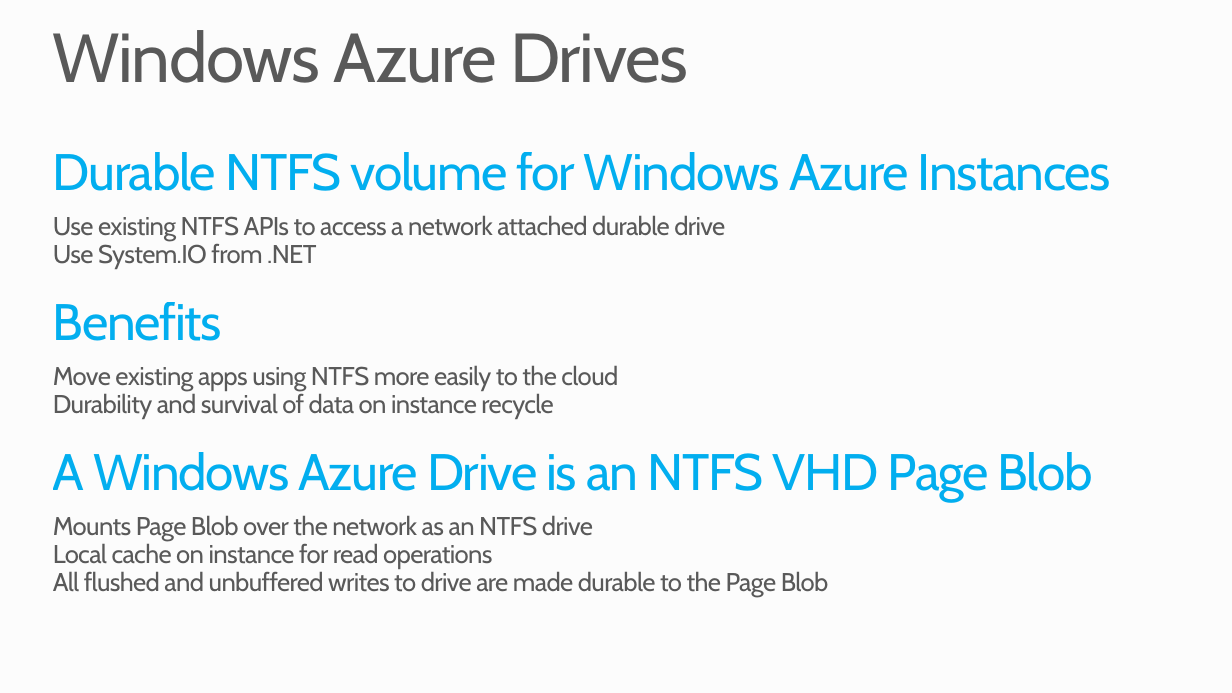
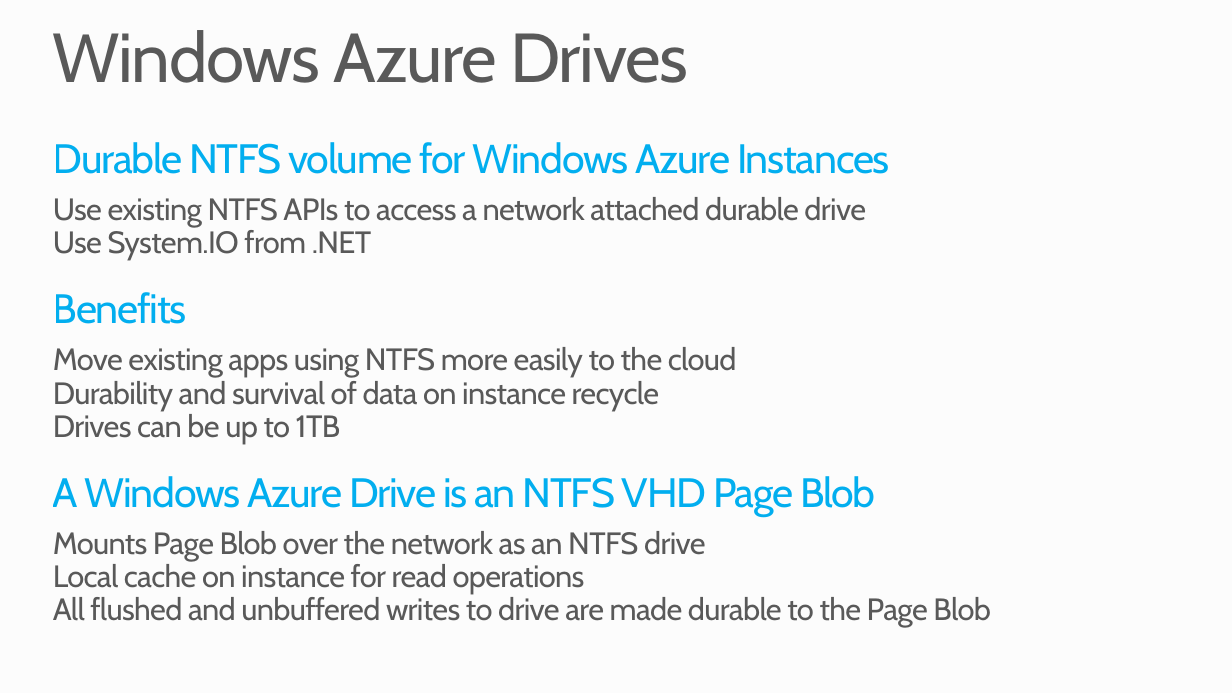
Before and after one commit to SQLScott/PRESENTATION-WindowsAzureStorage, a slide deck: slide 30 of WindowsAzureStorage.pptx. Drawn at 1232x693 pixels with LibreOffice and Linux fonts; fonts in the diff are those of the drawing; background and template pictures are left out. Boxes give left, top, right and bottom in pixels: in the first picture for what was removed or moved away, otherwise in the second. Text is boxed around its words. In the diff, an @@ line names an element or a change of style, - is before the commit and + after.

```diff
--- a/WindowsAzureStorage.pptx
+++ b/WindowsAzureStorage.pptx
@@ text at (x1=53, y1=142, x2=990, y2=627): size 40 to 32 pt in "Durable NTFS volume for Windows Azure Instances", "Benefits", "A Windows Azure Drive is an NTFS ..."; size 20 to 24 pt in "Use existing NTFS APIs to access a ...", "Use System.IO from .NET", "Move existing apps using NTFS more easily ...", "Durability and survival of data on instance ..." and 3 more places @@
@@ text "Durable NTFS volume for Windows ..." moved from (x1=53, y1=152, x2=1111, y2=597) to (x1=53, y1=142, x2=990, y2=627) @@
@@ text at (x1=53, y1=411, x2=340, y2=444): paragraph added @@
+  Drives can be up to 1TB
```
Also in this commit, not shown: 1 other slide changed, 8 slides removed, 3 other files.
